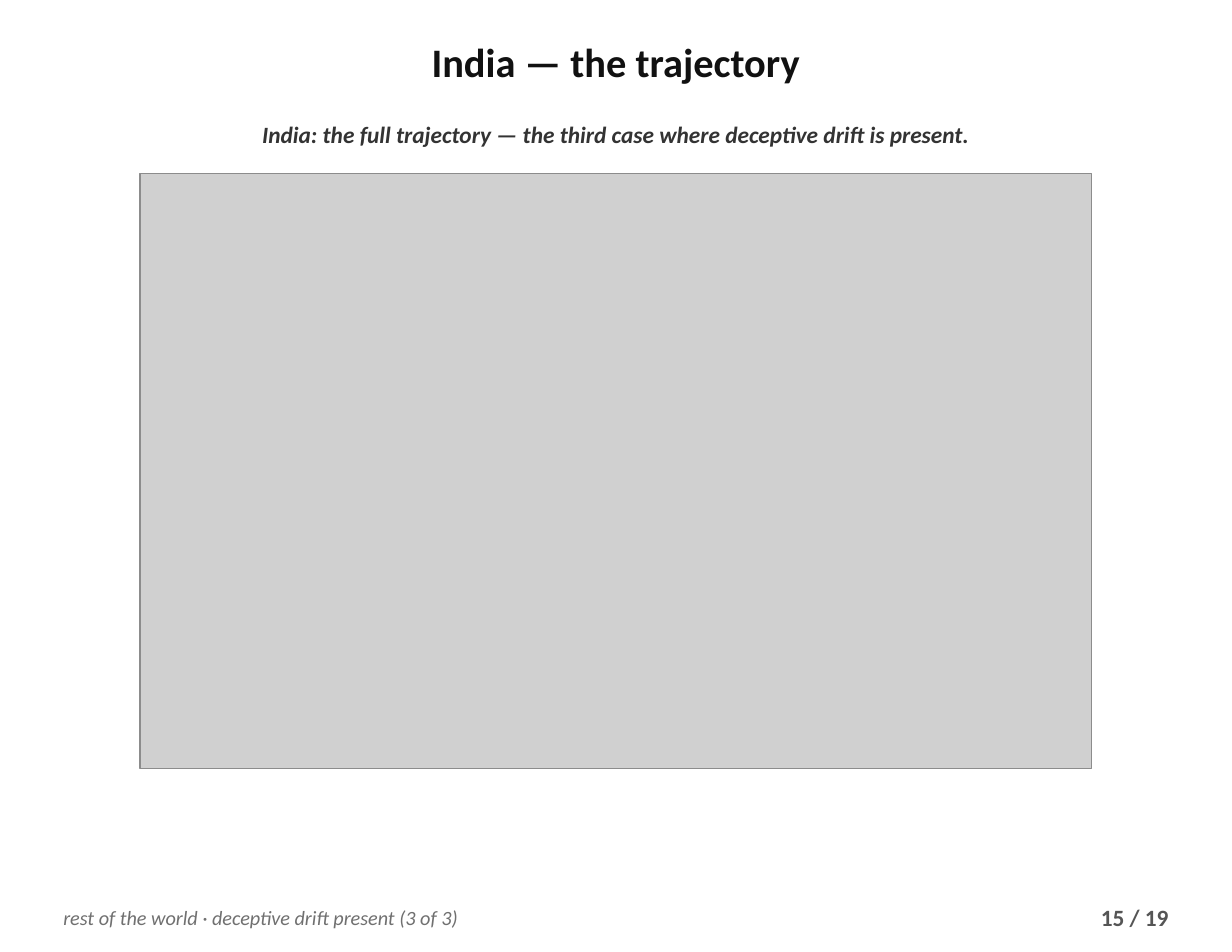
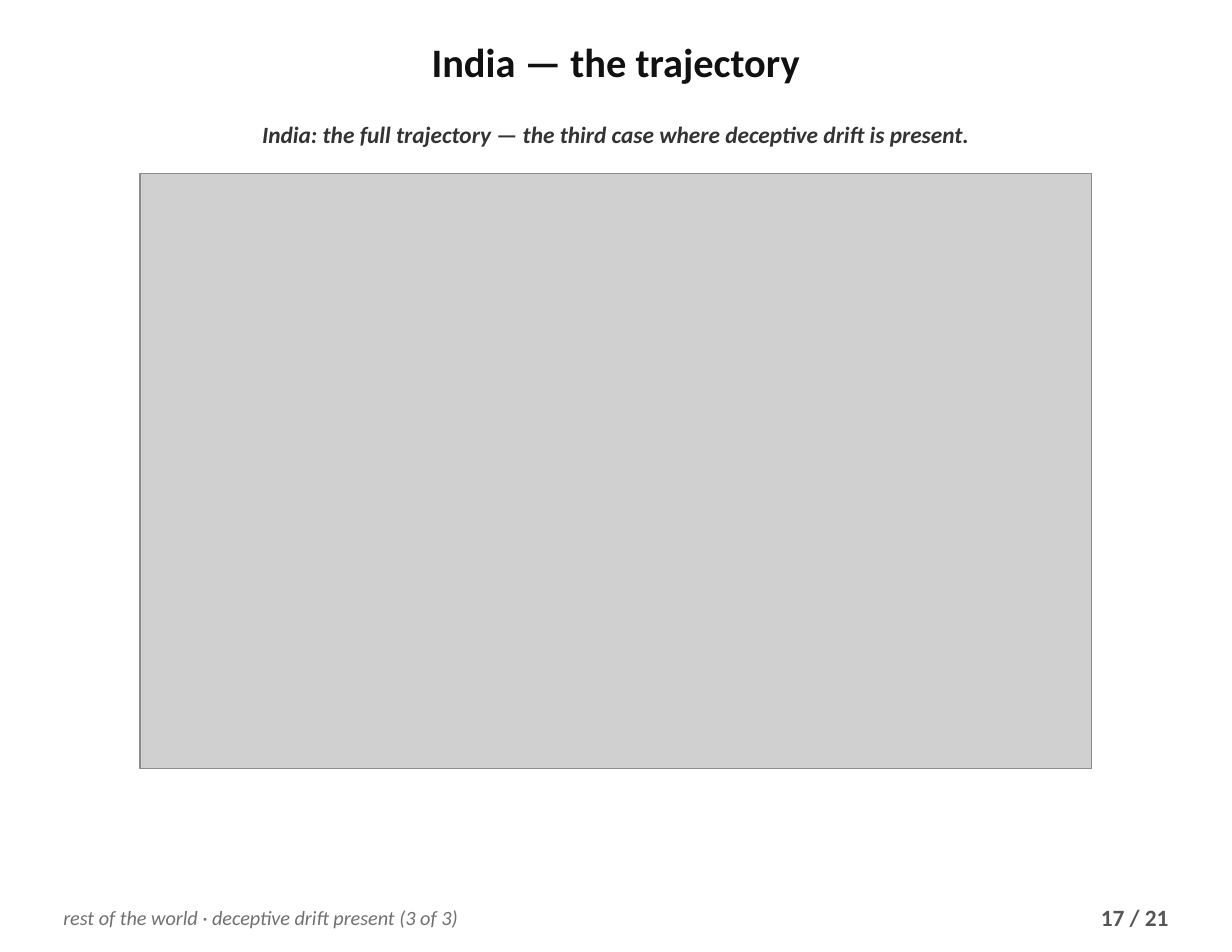
Before and after one commit to PeterHiggins19/higgins-decomposition, a slide deck: slide 17 of CODA-Association/CODAwork2026/data_outputs/CodaWork2026_Presentation_2026-05-27.pptx (slide 15 before the commit). Drawn at 1232x952 pixels with LibreOffice and Linux fonts; fonts in the diff are those of the drawing; grey boxes stand for pictures. Boxes give left, top, right and bottom in pixels: in the first picture for what was removed or moved away, otherwise in the second. Text is boxed around its words. In the diff, an @@ line names an element or a change of style, - is before the commit and + after.

```diff
--- a/CODA-Association/CODAwork2026/data_outputs/CodaWork2026_Presentation_2026-05-27.pptx
+++ b/CODA-Association/CODAwork2026/data_outputs/CodaWork2026_Presentation_2026-05-27.pptx
@@ text at (1101,910,1169,926): text changed @@
-15 / 19
+17 / 21
```
Also in this commit, not shown: 18 other slides changed, 2 slides added, 15 other files.
